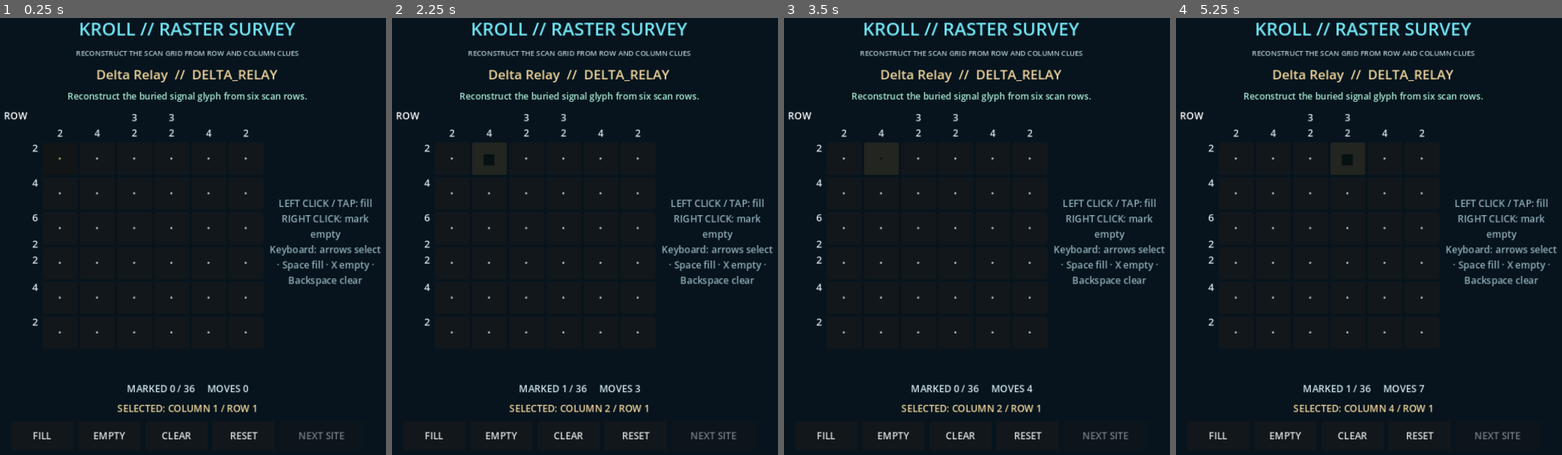
Above: before the commit, frames 1-4 (left to right).
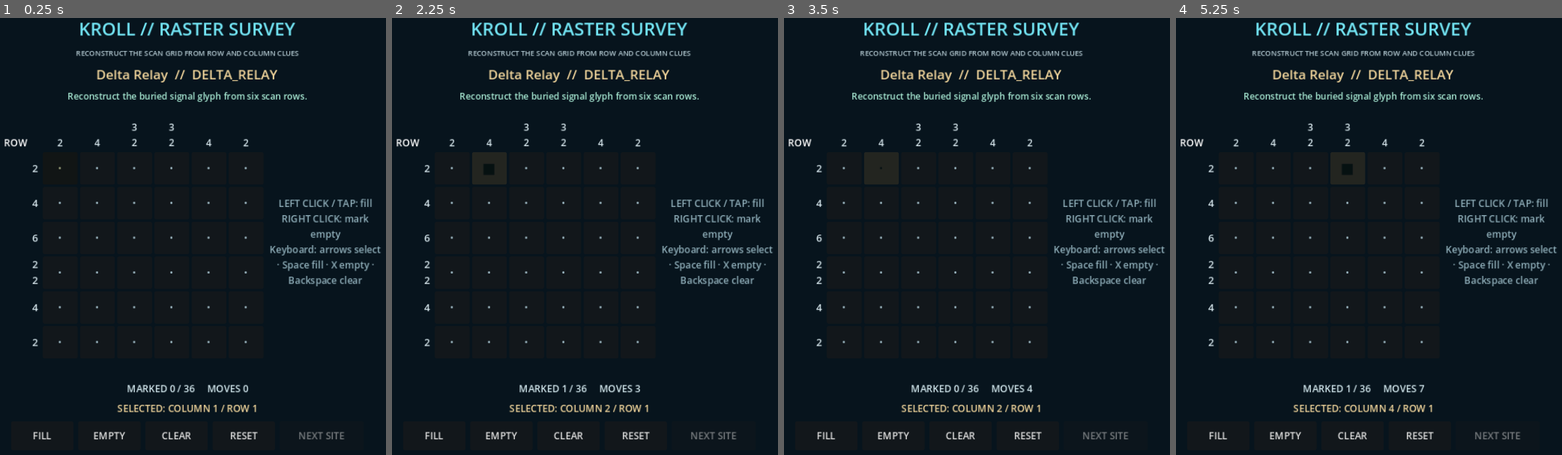
Above: after the commit, the same moments.

Repository: qaqp980520-prog/2126-Survival
Game: Godot game, scene res://main.tscn
Same seed, same stepped clock (60 frames per second), same inputs: the game is played once before the commit and once after it.
Inputs:
- Up to frame 1 (0.25 s): no input
- Up to frame 2 (2.25 s): click "·" at 0.5 s; click "■" at 1.25 s; click "·" at 2 s
- Up to frame 3 (3.5 s): click "■" at 2.75 s
- Up to frame 4 (5.25 s): click "·" at 3.5 s; click "■" at 4.25 s; click "·" at 5 s

The runs differ from the first frame. In frame 1, 0.9% of the frame differs, in the area x 1-65%, y 21-76%; in frame 2, 1.2%; in frame 3, 1.1%; in frame 4, 1.2%.

Commit message:
Run 78: align raster row and column clue headers

Diff:
--- a/daily_games/KROLL_Raster_Survey/main.gd
+++ b/daily_games/KROLL_Raster_Survey/main.gd
@@ -75,7 +75,8 @@
 	var row_header := Label.new()
 	row_header.text = "ROW"
 	row_header.horizontal_alignment = HORIZONTAL_ALIGNMENT_CENTER
-	row_header.custom_minimum_size = Vector2(76.0, 34.0)
+	row_header.custom_minimum_size = Vector2(76.0, 68.0)
+	row_header.vertical_alignment = VERTICAL_ALIGNMENT_BOTTOM
 	row_column.add_child(row_header)
 	for _y in range(GRID_SIZE):
 		var clue := Label.new()
@@ -94,7 +95,7 @@
 	grid_column.add_child(top_clues)
 	for _x in range(GRID_SIZE):
 		var clue := Label.new()
-		clue.custom_minimum_size = Vector2(58.0, 52.0)
+		clue.custom_minimum_size = Vector2(58.0, 68.0)
 		clue.horizontal_alignment = HORIZONTAL_ALIGNMENT_CENTER
 		clue.vertical_alignment = VERTICAL_ALIGNMENT_BOTTOM
 		clue.add_theme_color_override("font_color", Color("#d7e7ed"))
